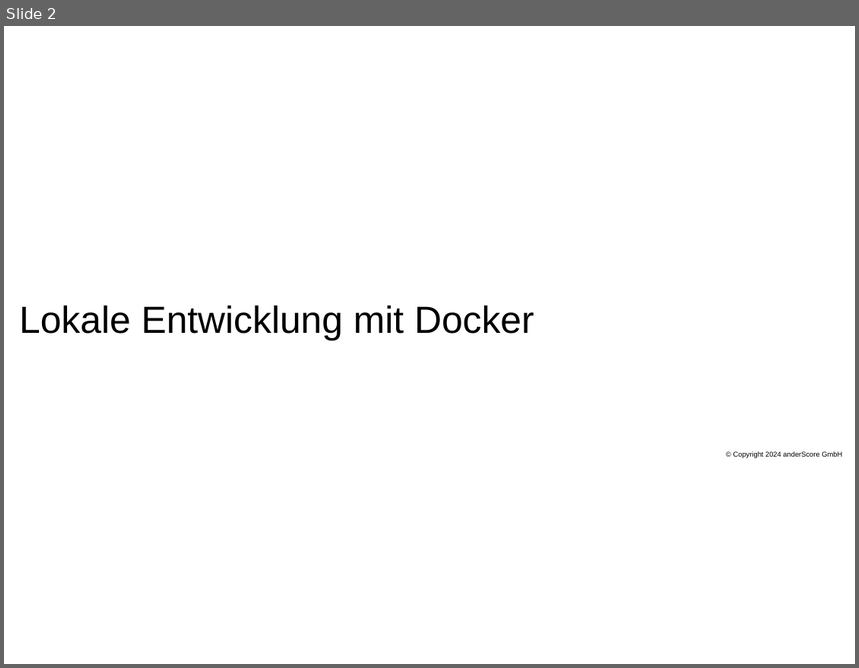
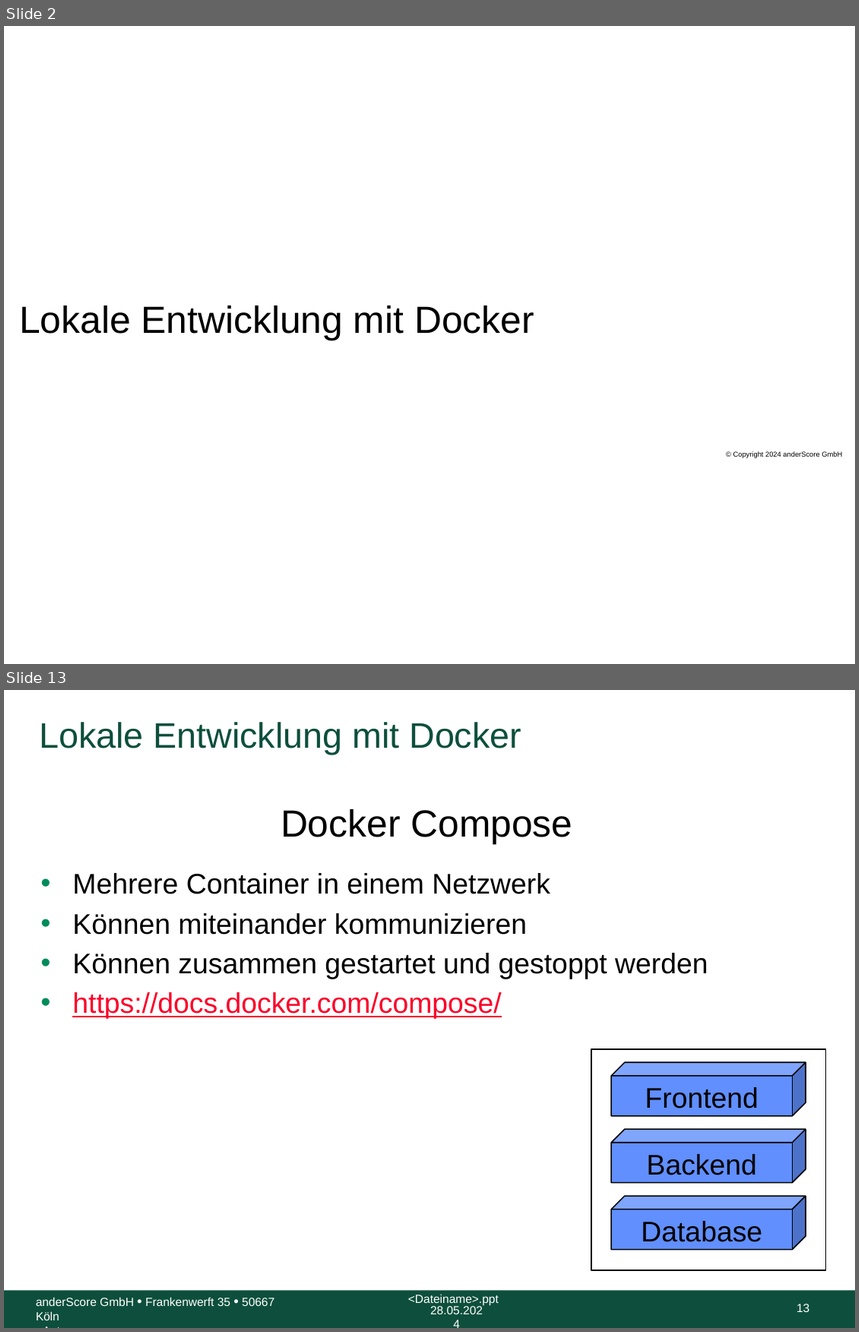
Before and after one commit to anderscore-gmbh/gitlab, a slide deck: slides/Tag-3_1-Docker.pptx. Shown one above the other, each under a label of ours: slide 2 before the commit, slides 2 and 13 after it; the slides between them are not shown. The pictures are 859x668 and 859x1332 pixels, drawn with LibreOffice and Linux fonts; fonts in the diff are those of the drawing; background and template pictures are left out. Boxes give left, top, right and bottom in pixels: in the first picture for what was removed or moved away, otherwise in the second. Text is boxed around its words. In the diff, an @@ line names an element or a change of style, - is before the commit and + after.

```diff
--- a/slides/Tag-3_1-Docker.pptx
+++ b/slides/Tag-3_1-Docker.pptx
@@ slide 13 added at [4,690,855,1328], background #FFFFFF @@
@@ title added at [39,722,522,755], 30 pt, text #0D4F3C @@
+Lokale Entwicklung mit Docker
@@ text added at [281,809,572,844], 32 pt, text #000000 @@
+Docker Compose
@@ text added at [72,873,708,1019], 24 pt, text #000000 @@
+• Mehrere Container in einem Netzwerk
+• Können miteinander kommunizieren
+• Können zusammen gestartet und gestoppt werden
+• https://docs.docker.com/compose/
@@ rectangle added at [591,1049,826,1271], fill #FFFFFF, outline #000000 1 pt @@
@@ cube added at [612,1063,806,1116], fill #618FFD, outline #000000 1 pt, 24 pt, text #000000 @@
+Frontend
@@ cube added at [612,1129,806,1182], fill #618FFD, outline #000000 1 pt, 24 pt, text #000000 @@
+Backend
@@ cube added at [612,1196,806,1250], fill #618FFD, outline #000000 1 pt, 24 pt, text #000000 @@
+Database
@@ rectangle added at [4,1291,855,1328], fill #0D4F3C @@
@@ text added at [36,1297,275,1321], 10 pt, text #FFFFFF @@
+anderScore GmbH • Frankenwerft 35 • 50667 Köln
+<Autor>
@@ text added at [408,1294,499,1306], 10 pt, text #FFFFFF @@
+<Dateiname>.ppt
@@ page number added at [797,1304,810,1312], 10 pt, text #FFFFFF @@
+13
@@ text added at [430,1306,483,1315], 10 pt, text #FFFFFF @@
+28.05.2024
```
Also in this commit, not shown: 9 slides changed, 3 other slides added, 7 other files.
